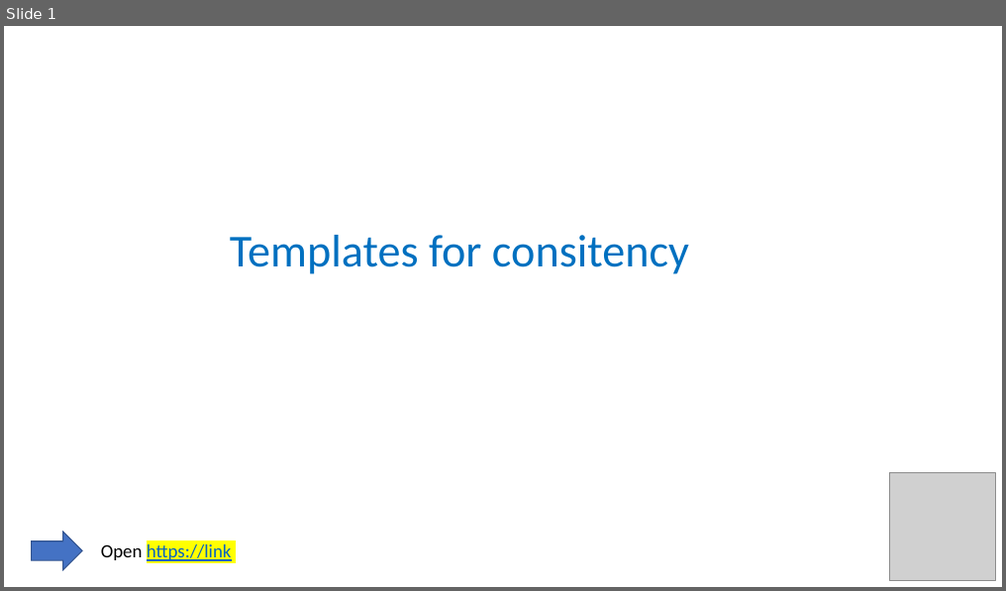
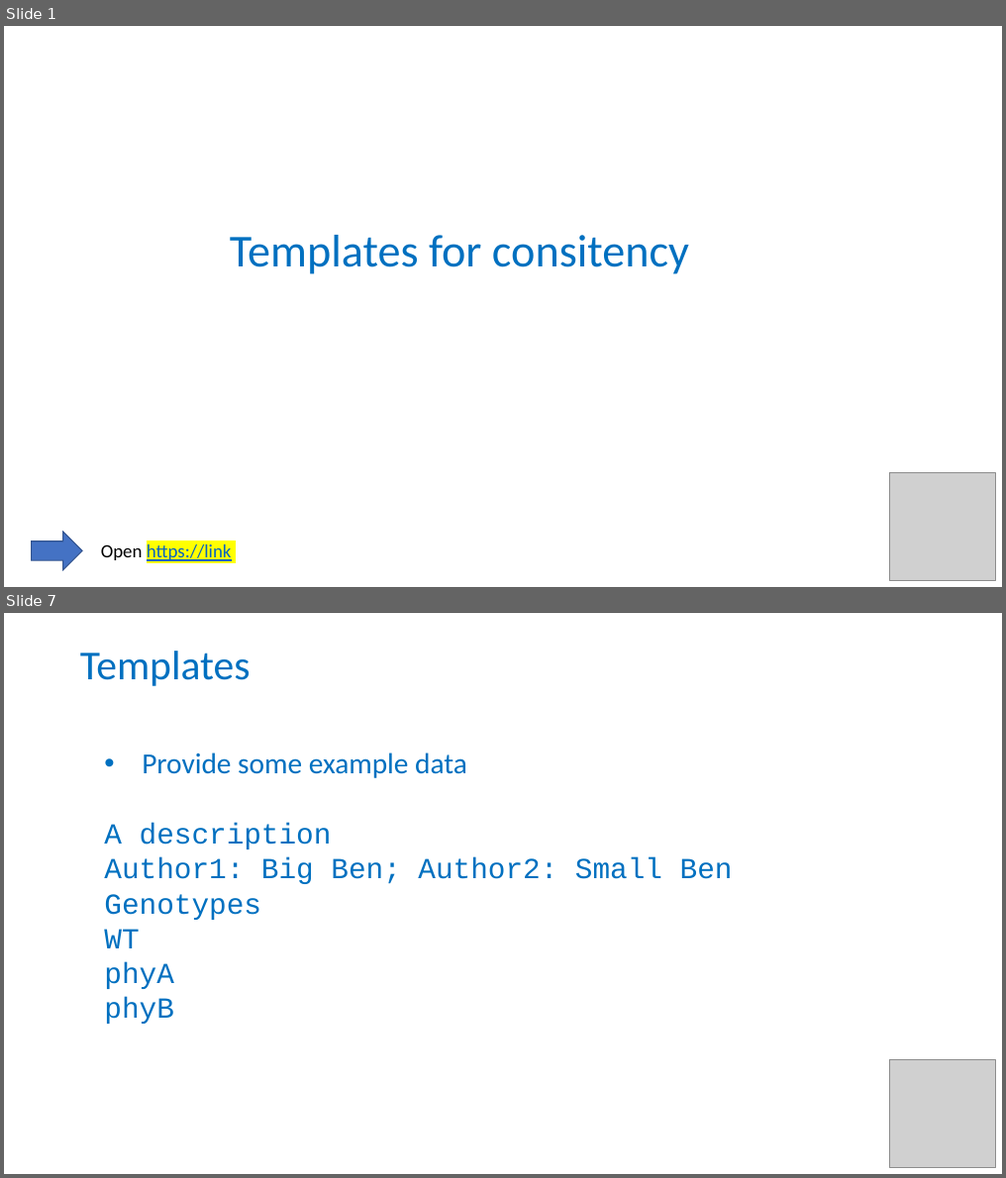
Before and after one commit to carpentries-incubator/fair-bio-practice, a slide deck: instructors/12-Templates.pptx. Shown one above the other, each under a label of ours: slide 1 before the commit, slides 1 and 7 after it; the slides between them are not shown. The pictures are 1006x591 and 1006x1178 pixels, drawn with LibreOffice and Linux fonts; fonts in the diff are those of the drawing; grey boxes stand for pictures. Boxes give left, top, right and bottom in pixels: in the first picture for what was removed or moved away, otherwise in the second. Text is boxed around its words. In the diff, an @@ line names an element or a change of style, - is before the commit and + after.

```diff
--- a/instructors/12-Templates.pptx
+++ b/instructors/12-Templates.pptx
@@ slide 7 added at <box>4,613,1002,1174</box>, background #FFFFFF @@
@@ title added at <box>80,651,251,686</box>, 39.6 pt, text #0070C0 @@
+Templates
@@ text added at <box>104,753,733,1024</box>, 28 pt, text #0070C0 @@
+• Provide some example data
+A description
+Author1: Big Ben; Author2: Small Ben
+Genotypes
+WT
+phyA
+phyB
@@ picture added at <box>890,1059,995,1168</box> @@
```
Also in this commit, not shown: 6 other slides added, 1 slide removed, 2 other files.
